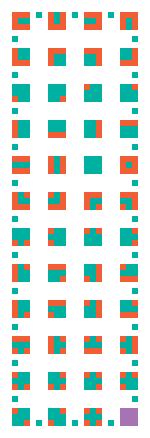
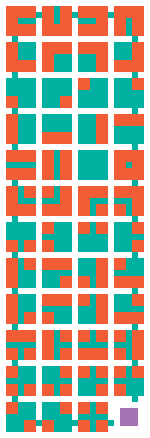
Revision of a layered 150px x 438px image; what changed, layer by layer:
added layer "trim" above "Layer 1" over [6, 6, 144, 432]
